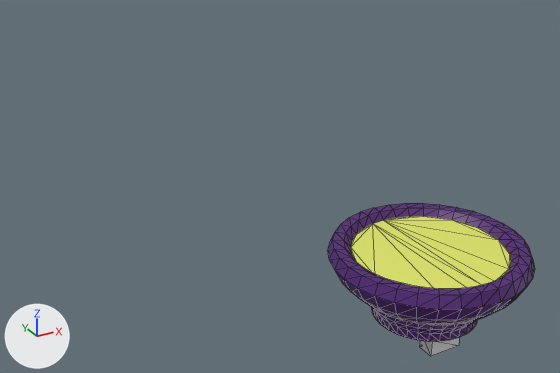
The glTF model assets/objects.glb, before and after one commit.
One viewpoint serves both versions: a 50 mm camera at (-6.39, -7.33, 6.11) aimed at (-1.05, 2.39, 1.25). The lights are fixed; the arrows at lower left show +X, +Y and +Z. Mesh edges are drawn as thin lines.

Names of what the first picture shows: 'Cauldron', 'WallMount'.
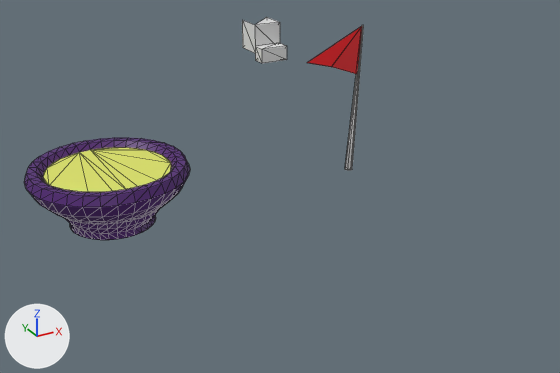
Commit message: Adds walk target flag

The change, as JSON lines over the scene's bpy script:
```json
{"op": "add", "block": "mat_material_002", "code": ["mat_material_002 = principled_material('Material.002')", "mat_material_002.base_color = (0.8, 0.8, 0.8)  # white #e7e7e7"]}
{"op": "add", "block": "mat_material_003", "code": ["mat_material_003 = principled_material('Material.003')", "mat_material_003.base_color = (0.8, 0.0, 0.00614)  # red #e70012"]}
{"op": "add", "block": "me_cylinder_001", "code": ["me_cylinder_001 = bpy.data.meshes.new('Cylinder.001')", "me_cylinder_001.from_pydata(...)  # 28 vertices, 52 faces; spans x -1.04..0.22, y -0.08..0.08, z 0.0..2.95", "# faces by material slot: [36, 16]", "me_cylinder_001.materials.append(mat_material_002)  # white #e7e7e7", "me_cylinder_001.materials.append(mat_material_003)  # red #e70012"]}
{"op": "set", "path": "ob_wallmount.location", "old": "(0.0, 0.0, 0.0)", "new": "(0.0, 5.0, 3.0)"}
{"op": "set", "path": "ob_camera_rotatingpart.location", "old": "(0.0, 0.0, 0.0)", "new": "(0.0, 5.0, 3.0)"}
{"op": "set", "path": "ob_cauldron.location", "old": "(0.0, 0.0, 0.0)", "new": "(-3.0, 5.0, 0.0)"}
{"op": "add", "block": "ob_03_flag", "code": ["ob_03_flag = bpy.data.objects.new('03 Flag', me_cylinder_001)", "ob_03_flag.location = (2.0, 5.0, 0.0)"]}
```

Changed parts and their boxes (x1, y1, x2, y2) in the pictures (560 x 373 px):
```json
{"object": "Cauldron", "change": "moved", "before": [328, 203, 535, 341], "after": [24, 138, 190, 240]}
{"object": "03 Flag", "change": "added", "after": [307, 25, 364, 170], "on screen": "red", "faces in mat_material_003 (red #e70012)": [307, 26, 362, 74], "faces in mat_material_002 (white #e7e7e7)": [345, 25, 364, 170]}
{"object": "Camera RotatingPart", "change": "moved", "after": [242, 17, 280, 53], "on screen": "not visible before"}
{"object": "WallMount", "change": "moved", "before": [419, 338, 459, 356], "after": [255, 43, 287, 63]}
```
